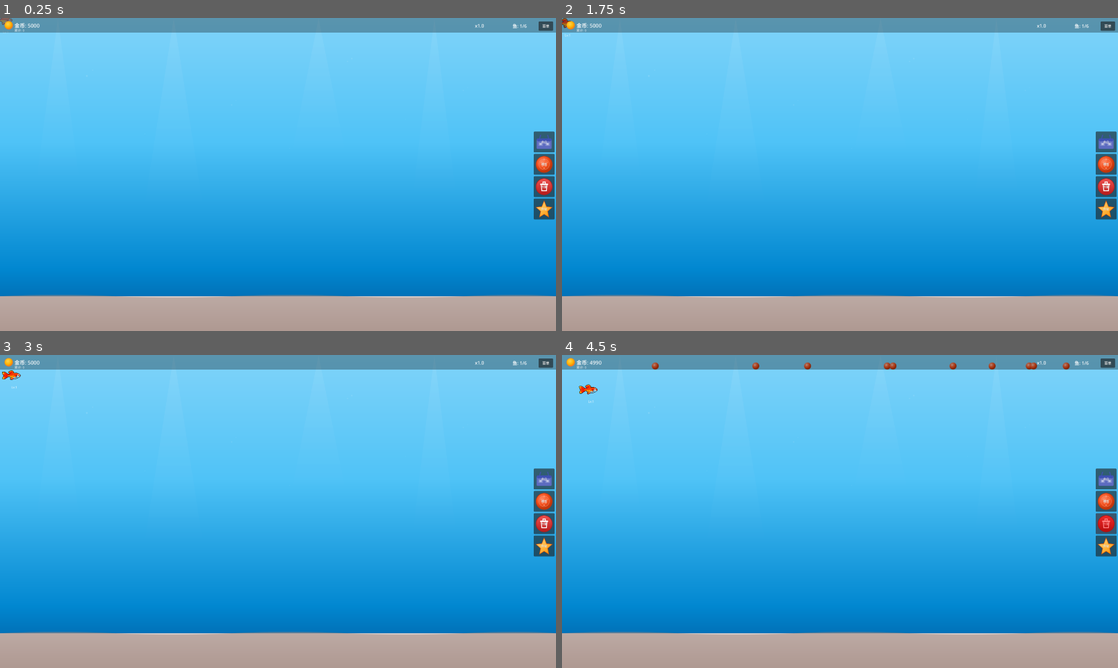
Above: before the commit, frames 1-4 (two rows, left to right).
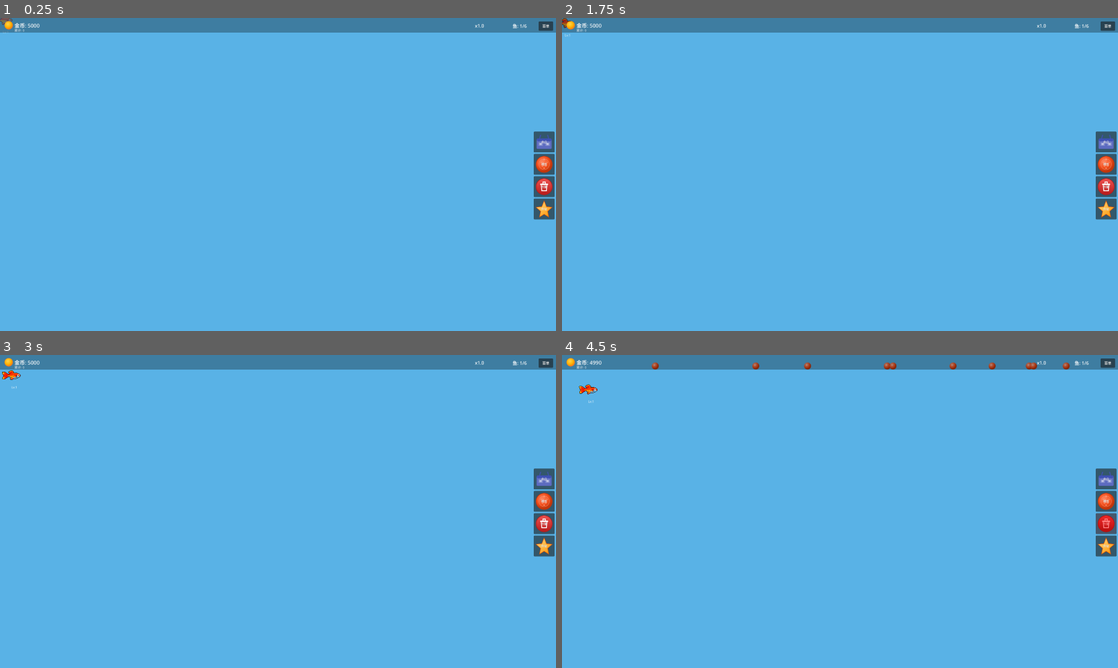
Above: after the commit, the same moments.

Repository: ZhanXuzhao/Deskquarium
Game: Godot game, scene res://main.tscn
The game is run twice, just before and just after one commit, with the same random seed, the same clock (stepped at 60 frames per second) and the same inputs.
Inputs:
- Up to frame 1 (0.25 s): no input
- Up to frame 2 (1.75 s): click "菜单" at 0.5 s; click "重新开始游戏" at 1.25 s
- Up to frame 3 (3 s): click "商店" at 2 s; click "关闭" at 2.75 s
- Up to frame 4 (4.5 s): click "喂食" at 3.5 s; click "出售" at 4.25 s

The runs differ from the first frame. In frame 1, 73% of the frame differs, in the area x 0-100%, y 0-100%; in frame 2, 73%; in frame 3, 73%; in frame 4, 72%.

Commit message:
将鱼缸背景从图片改为纯色浅海淡蓝

Diff:
--- a/main.tscn
+++ b/main.tscn
@@ -7,8 +7,8 @@
 
 [node name="Aquarium" type="Node2D" parent="."]
 
-[node name="Background" type="Sprite2D" parent="Aquarium"]
-centered = true
+[node name="Background" type="ColorRect" parent="Aquarium"]
+color = Color(0.35, 0.7, 0.9, 1)
 
 [node name="FishContainer" type="Node2D" parent="Aquarium"]
 
--- a/scripts/aquarium/aquarium.gd
+++ b/scripts/aquarium/aquarium.gd
@@ -5,7 +5,6 @@
 @onready var fish_container: Node2D = $FishContainer
 @onready var food_container: Node2D = $FoodContainer
 @onready var decoration_container: Node2D = $DecorationContainer
-@onready var bg_sprite: Sprite2D = $Background
 @onready var click_area: Area2D = $ClickArea
 
 var food_pellets: Array[Node2D] = []
--- a/scripts/main.gd
+++ b/scripts/main.gd
@@ -3,13 +3,13 @@
 const _AutoBuyerScript := preload("res://scripts/managers/auto_buyer.gd")
 
 @onready var aquarium: Node2D = $Aquarium
-@onready var bg_sprite: Sprite2D = $Aquarium/Background
+@onready var bg_rect: ColorRect = $Aquarium/Background
 @onready var fish_container: Node2D = $Aquarium/FishContainer
 @onready var food_container: Node2D = $Aquarium/FoodContainer
 @onready var decoration_container: Node2D = $Aquarium/DecorationContainer
 
 var _bg_layer: CanvasLayer = null
-var _bg_rect: TextureRect = null
+var _bg_rect: ColorRect = null
 
 var shop_panel_open: bool = false
 var _selected_fish: Fish = null
@@ -90,20 +90,15 @@
 
 
 func _setup_background_layer() -> void:
-	var bg_tex := load("res://assets/aquarium_bg.svg") as Texture2D
-	if not bg_tex:
-		return
-
 	_bg_layer = CanvasLayer.new()
 	_bg_layer.name = "BackgroundLayer"
 	add_child(_bg_layer)
 	# layer = -1 确保背景渲染在所有内容（layer=0）的后面
 	_bg_layer.layer = -1
 
-	_bg_rect = TextureRect.new()
+	_bg_rect = ColorRect.new()
 	_bg_rect.name = "BackgroundRect"
-	_bg_rect.texture = bg_tex
-	_bg_rect.stretch_mode = TextureRect.STRETCH_SCALE
+	_bg_rect.color = Color(0.35, 0.7, 0.9)
 	_bg_rect.mouse_filter = Control.MOUSE_FILTER_IGNORE
 	_bg_layer.add_child(_bg_rect)
 
